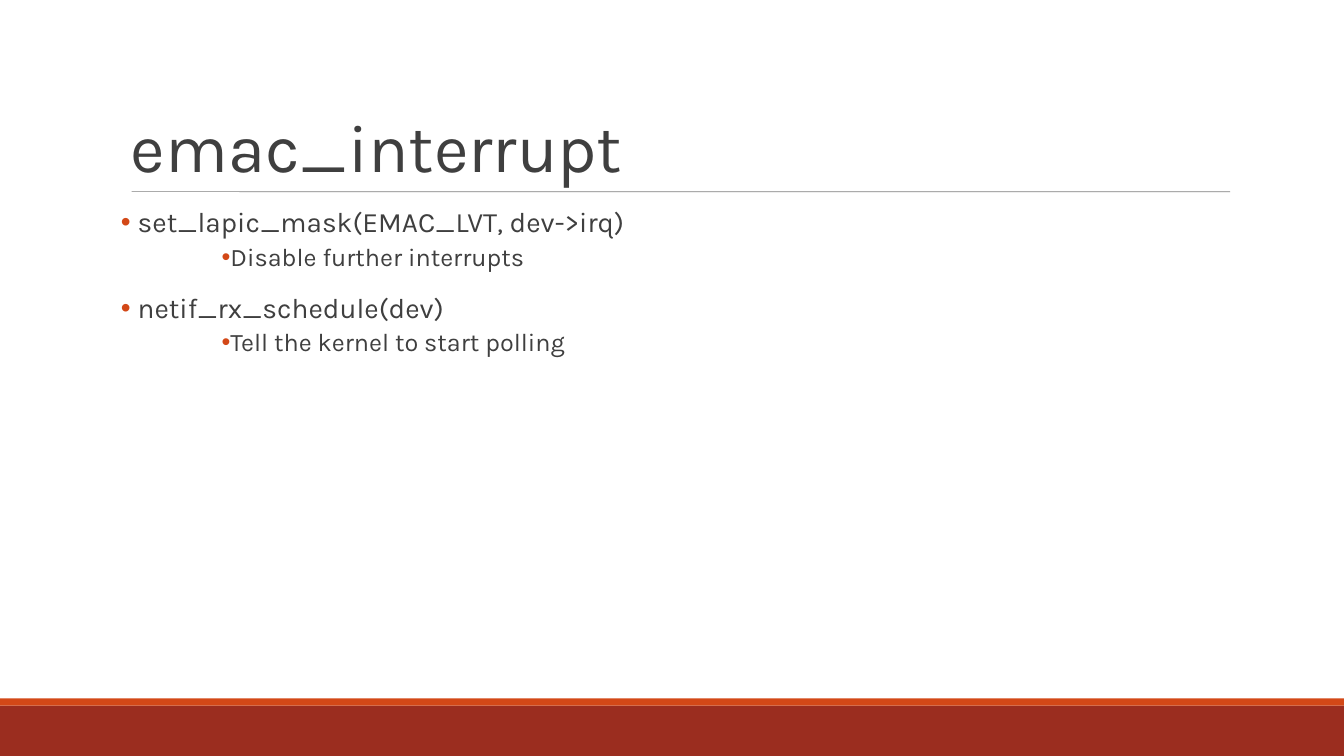
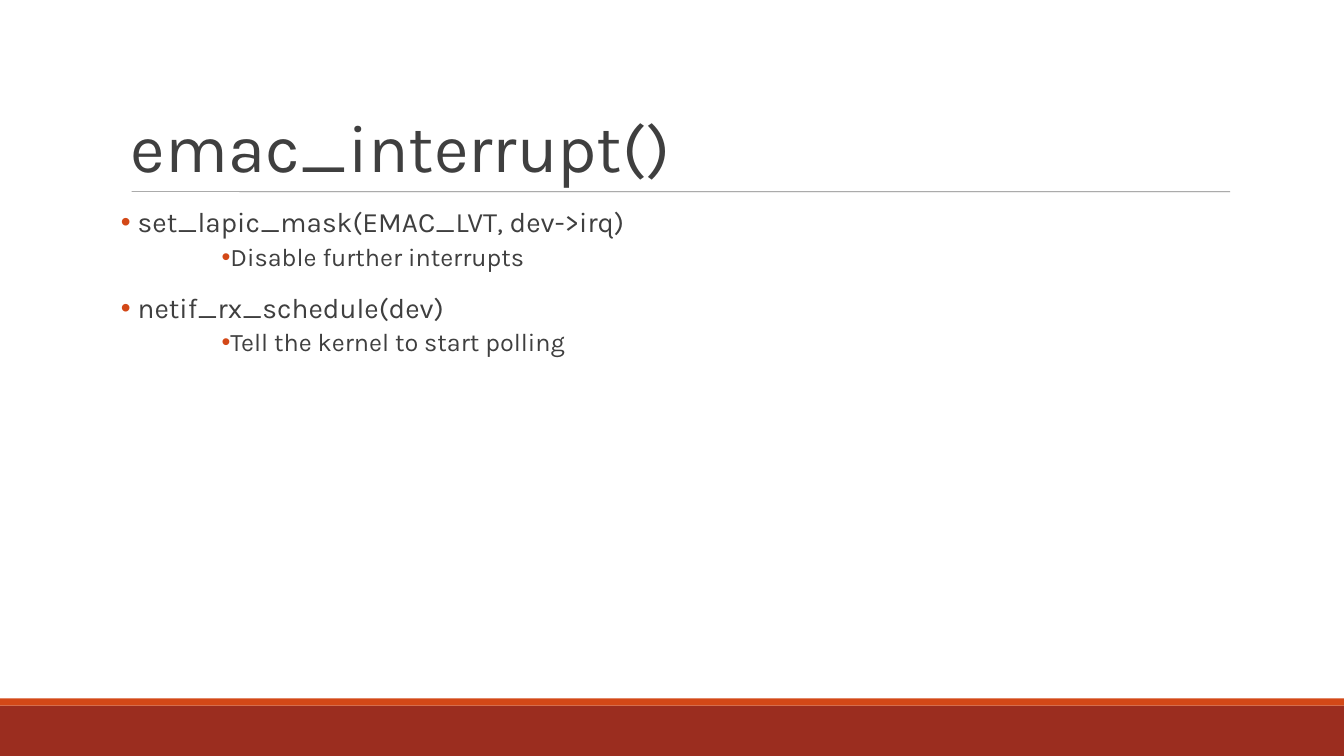
Before and after one commit to minitu/urop_priv, a slide deck: slide 4 of rckemac_linuxdep.ppt. Drawn at 1344x756 pixels with LibreOffice and Linux fonts; fonts in the diff are those of the drawing. Boxes give left, top, right and bottom in pixels: in the first picture for what was removed or moved away, otherwise in the second. Text is boxed around its words. In the diff, an @@ line names an element or a change of style, - is before the commit and + after.

```diff
--- a/rckemac_linuxdep.ppt
+++ b/rckemac_linuxdep.ppt
@@ title at (131, 123, 670, 188): text changed @@
-emac_interrupt
+emac_interrupt()
```
Also in this commit, not shown: 3 other slides changed, 14 slides added, 2 other files.
